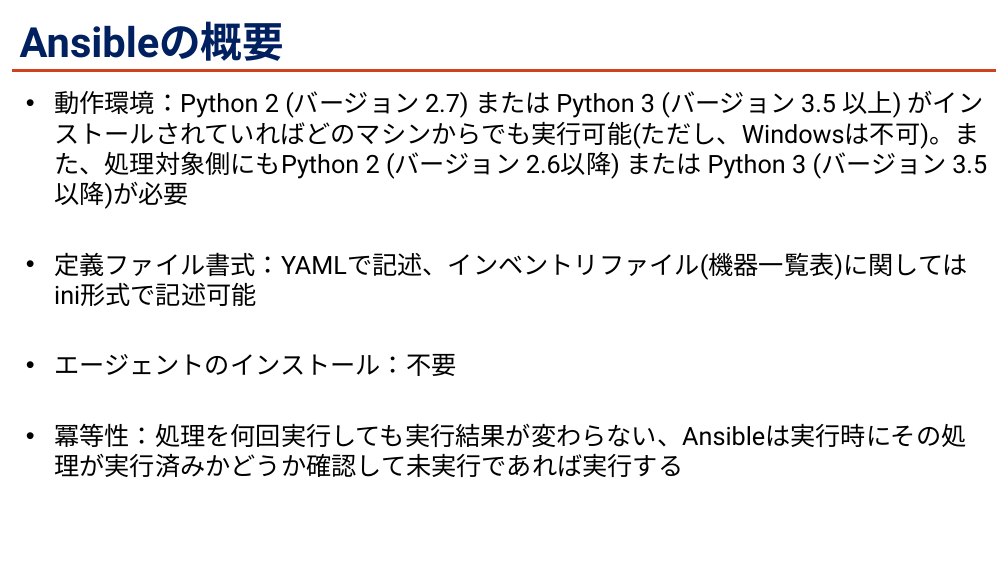
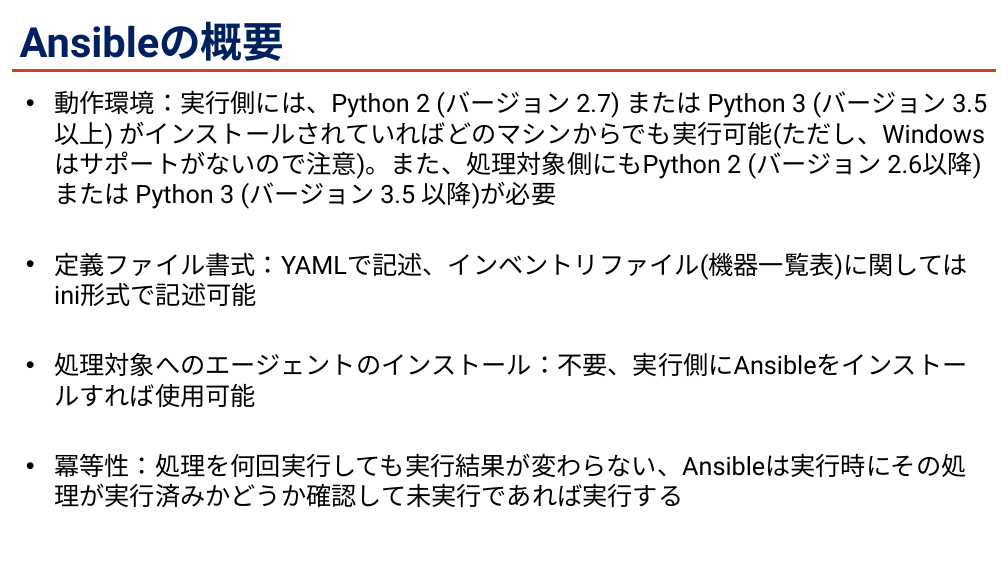
Before and after one commit to kohei-miyadai07/PresentationMaterials, a slide deck: slide 8 of 20240524/Ansibleについて知ろう.pptx. Drawn at 1008x567 pixels with LibreOffice and Linux fonts; fonts in the diff are those of the drawing; background and template pictures are left out. Boxes give left, top, right and bottom in pixels: in the first picture for what was removed or moved away, otherwise in the second. Text is boxed around its words. In the diff, an @@ line names an element or a change of style, - is before the commit and + after.

Commit message:
2024-05-12 modified

```diff
--- a/20240524/Ansibleについて知ろう.pptx
+++ b/20240524/Ansibleについて知ろう.pptx
@@ text at (x1=54, y1=90, x2=987, y2=209): text changed @@
-• 動作環境：Python 2 (バージョン 2.7) または Python 3 (バージョン 3.5 以上) がインストールされていればどのマシンからでも実行可能(ただし、Windowsは不可)。また、処理対象側にもPython 2 (バージョン 2.6以降) または Python 3 (バージョン 3.5 以降)が必要
+• 動作環境：実行側には、Python 2 (バージョン 2.7) または Python 3 (バージョン 3.5 以上) がインストールされていればどのマシンからでも実行可能(ただし、Windowsはサポートがないので注意)。また、処理対象側にもPython 2 (バージョン 2.6以降) または Python 3 (バージョン 3.5 以降)が必要
@@ text at (x1=54, y1=352, x2=967, y2=376): text changed @@
-• エージェントのインストール：不要
+• 処理対象へのエージェントのインストール：不要、実行側にAnsibleをインストールすれば使用可能
```
